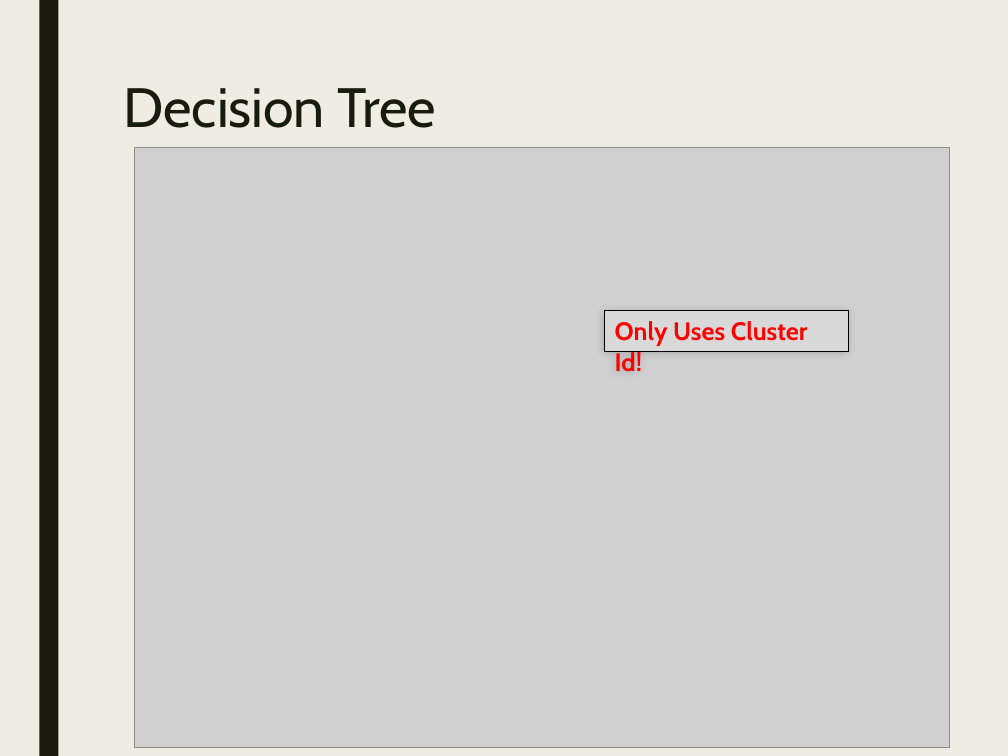
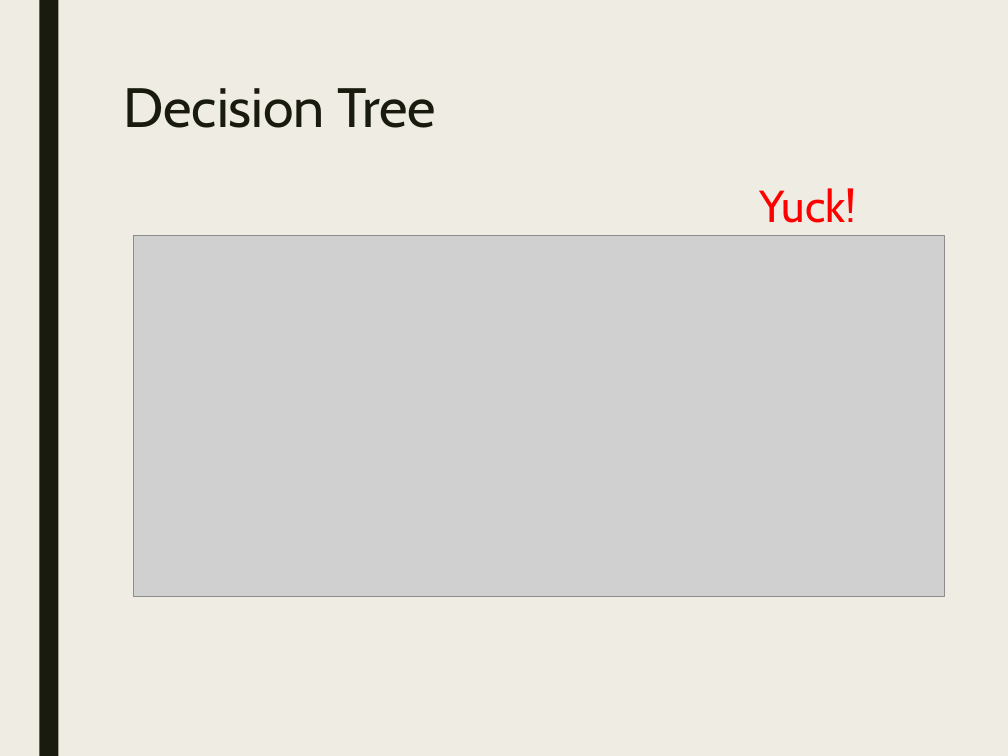
Before and after one commit to stats-learning-fall2019/final-project, a slide deck: slide 46 of presentation/gtdb-final-presentation.pptx. Drawn at 1008x756 pixels with LibreOffice and Linux fonts; fonts in the diff are those of the drawing; grey boxes stand for pictures. Boxes give left, top, right and bottom in pixels: in the first picture for what was removed or moved away, otherwise in the second. Text is boxed around its words. In the diff, an @@ line names an element or a change of style, - is before the commit and + after.

Commit message:
Updates graphics and adds LDA plot following as.factor correction to cluster_id

```diff
--- a/presentation/gtdb-final-presentation.pptx
+++ b/presentation/gtdb-final-presentation.pptx
@@ text added at (759,188,856,223), 32 pt, text #FF0000 @@
+Yuck!
@@ picture: place and size @@
-picture at (134,147,949,748)
+picture at (134,235,944,596)
@@ rectangle removed at (605,310,849,351) @@
-Only Uses Cluster Id!
```
Also in this commit, not shown: 1 other slide changed, 1 slide added.
